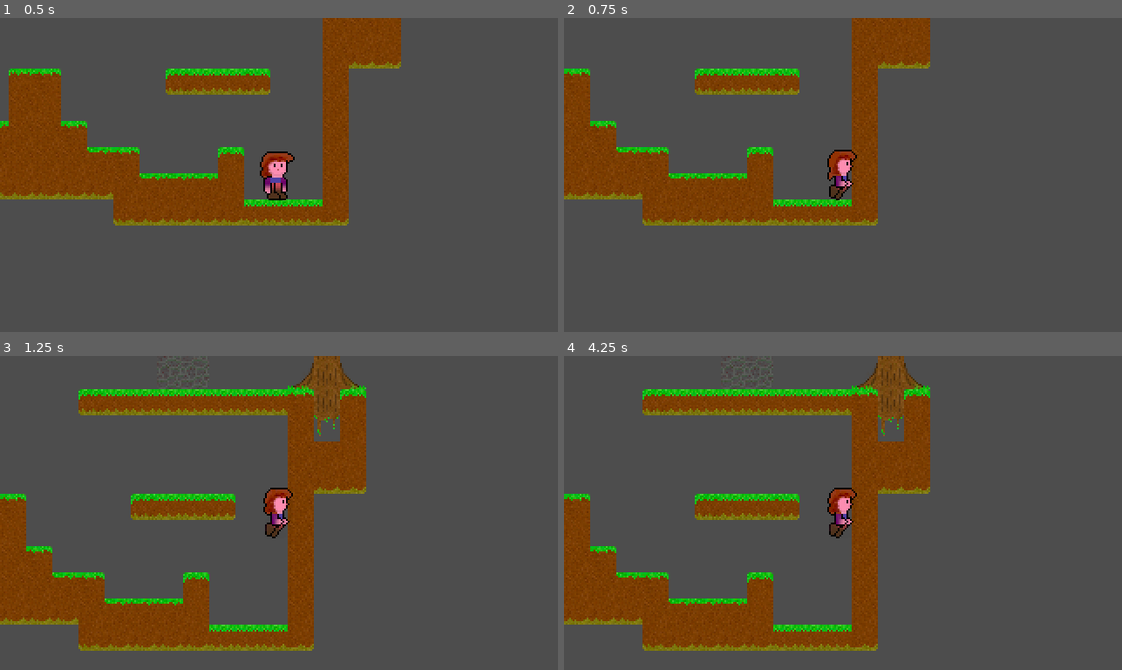
Above: before the commit, frames 1-4 (two rows, left to right).
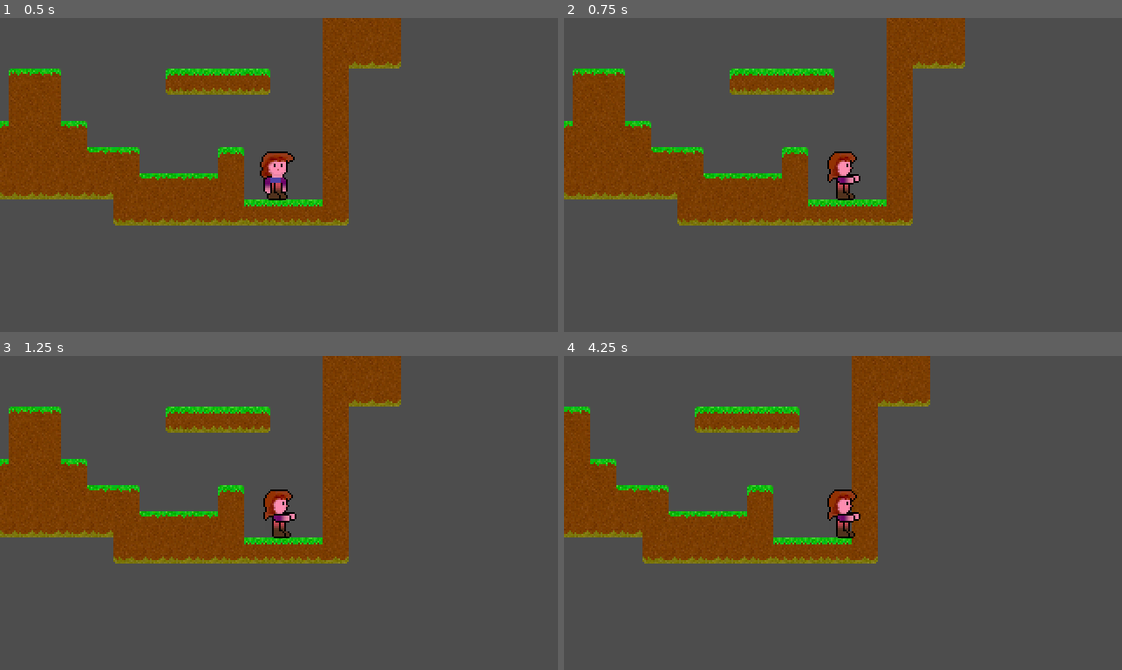
Above: after the commit, the same moments.

Repository: Teaching-myself-Godot/godot-zelia
Game: Godot game, scene res://world.tscn
Two runs of this game, one before a commit and one after it. Both use one fixed random seed, a clock stepped at 60 frames per second and the inputs below.
Inputs (mouse positions are in pixels of both pictures, inside the frame that each line leads up to):
- Up to frame 1 (0.5 s): no input
- Up to frame 2 (0.75 s): tap Enter at 0.5 s; move the mouse to (965, 159) at 0.52 s; press the mouse at (965, 159) at 0.53 s; hold D (Run right) from 0.53 s (still down)
- Up to frame 3 (1.25 s): keep holding D (Run right); tap W (Jump) at 0.77 s
- Up to frame 4 (4.25 s): move the mouse to (731, 528) at 1.27 s; release the mouse at (731, 528) at 1.28 s; click (731, 528) at 1.35 s; tap W (Jump) at 1.52, 3.02, 3.77 s; move the mouse to (898, 443) at 2.02 s; release D (Run right) at 2.03 s; press the mouse at (898, 443) at 2.03 s; hold A (Run left) 2.03-2.78 s; move the mouse to (815, 575) at 2.77 s; release the mouse at (815, 575) at 2.78 s; hold D (Run right) from 2.78 s (still down); click (815, 575) at 2.85 s; move the mouse to (1010, 560) at 3.52 s; press the mouse at (1010, 560) at 3.53 s

Frame 1 is identical in both runs. In frame 2, 14% of the frame differs, in the area x 0-72%, y 0-67%; in frame 3, 34%, in the area x 0-72%, y 0-94%; in frame 4, 29%.

Commit message:
windowed mode, toggle fullscreen button, rename left mouse click

Diff:
--- a/project.godot
+++ b/project.godot
@@ -19,7 +19,6 @@
 
 window/size/viewport_width=320
 window/size/viewport_height=180
-window/size/mode=3
 window/stretch/mode="canvas_items"
 
 [input]
@@ -47,9 +46,14 @@
 , Object(InputEventKey,"resource_local_to_scene":false,"resource_name":"","device":-1,"window_id":0,"alt_pressed":false,"shift_pressed":false,"ctrl_pressed":false,"meta_pressed":false,"pressed":false,"keycode":0,"physical_keycode":4194320,"key_label":0,"unicode":0,"echo":false,"script":null)
 ]
 }
-"Mouse click"={
+"Fireball button mouse"={
 "deadzone": 0.5,
 "events": [Object(InputEventMouseButton,"resource_local_to_scene":false,"resource_name":"","device":-1,"window_id":0,"a …(257 unchanged characters)…
+]
+}
+toggle_fullscreen={
+"deadzone": 0.5,
+"events": [Object(InputEventKey,"resource_local_to_scene":false,"resource_name":"","device":-1,"window_id":0,"alt_pressed":false,"shift_pressed":false,"ctrl_pressed":false,"meta_pressed":false,"pressed":false,"keycode":0,"physical_keycode":4194342,"key_label":0,"unicode":0,"echo":false,"script":null)
 ]
 }
 
